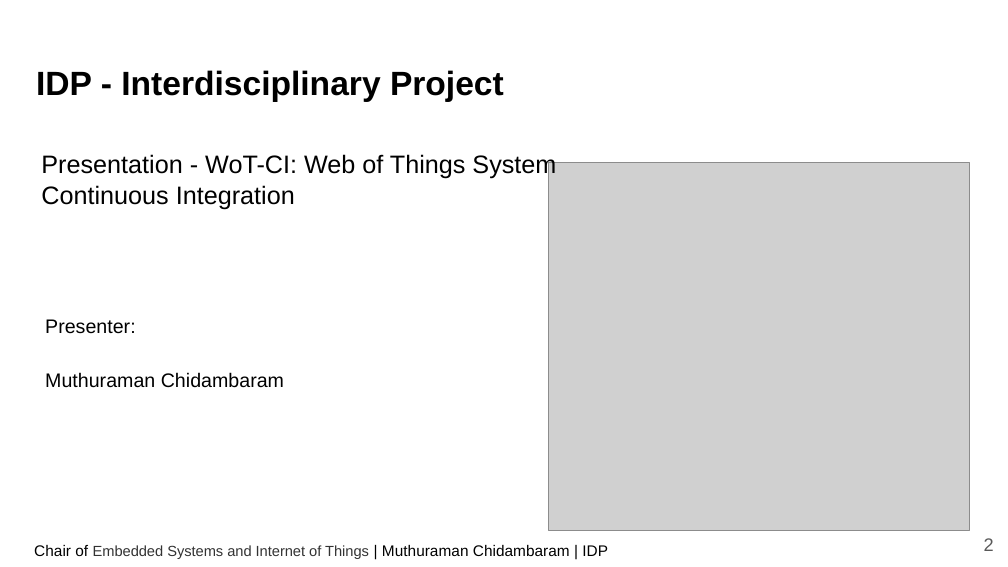
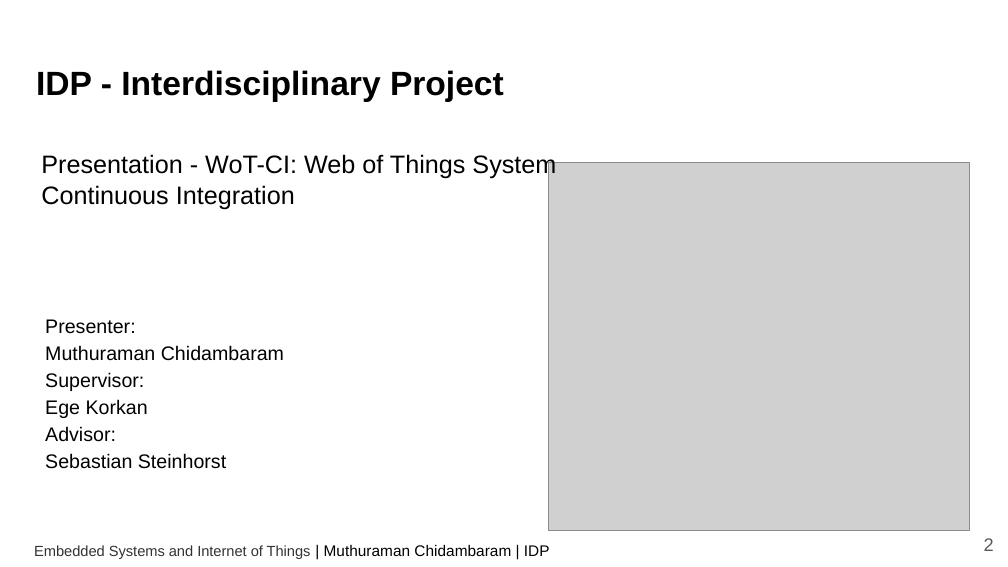
Before and after one commit to ctmuthu/wot-sys-ci, a slide deck: slide 2 of slides/IDP_WoT-CI.pptx. Drawn at 1008x567 pixels with LibreOffice and Linux fonts; fonts in the diff are those of the drawing; grey boxes stand for pictures. Boxes give left, top, right and bottom in pixels: in the first picture for what was removed or moved away, otherwise in the second. Text is boxed around its words. In the diff, an @@ line names an element or a change of style, - is before the commit and + after.

```diff
--- a/slides/IDP_WoT-CI.pptx
+++ b/slides/IDP_WoT-CI.pptx
@@ text at bbox=[45, 372, 226, 469]: paragraphs added @@
+Supervisor:
+Ege Korkan
+Advisor:
+Sebastian Steinhorst
@@ text at bbox=[34, 545, 550, 559]: text changed @@
-Chair of Embedded Systems and Internet of Things | Muthuraman Chidambaram | IDP
+Embedded Systems and Internet of Things | Muthuraman Chidambaram | IDP
```
Also in this commit, not shown: 10 other slides changed, 1 slide removed, 1 other file.
